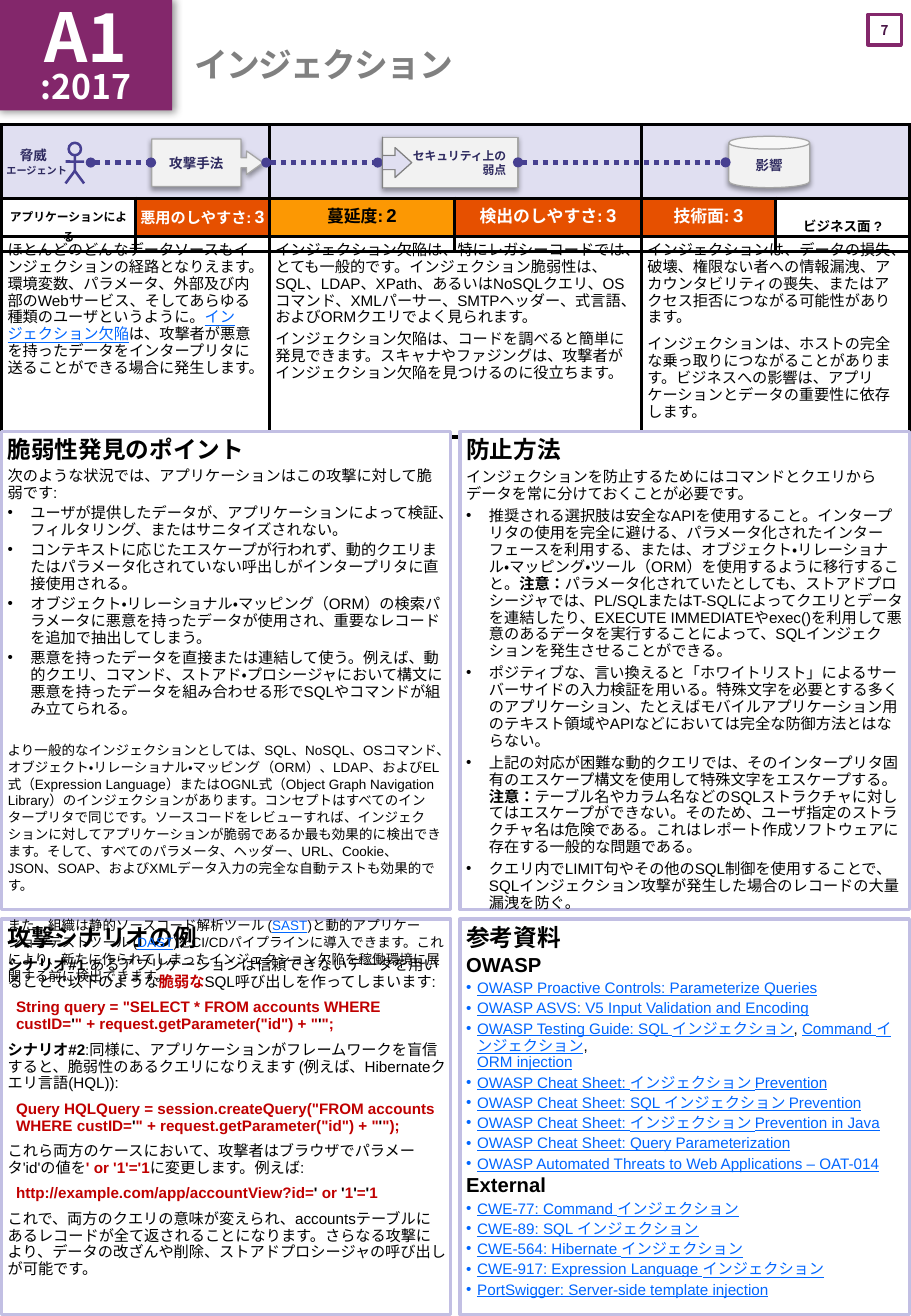
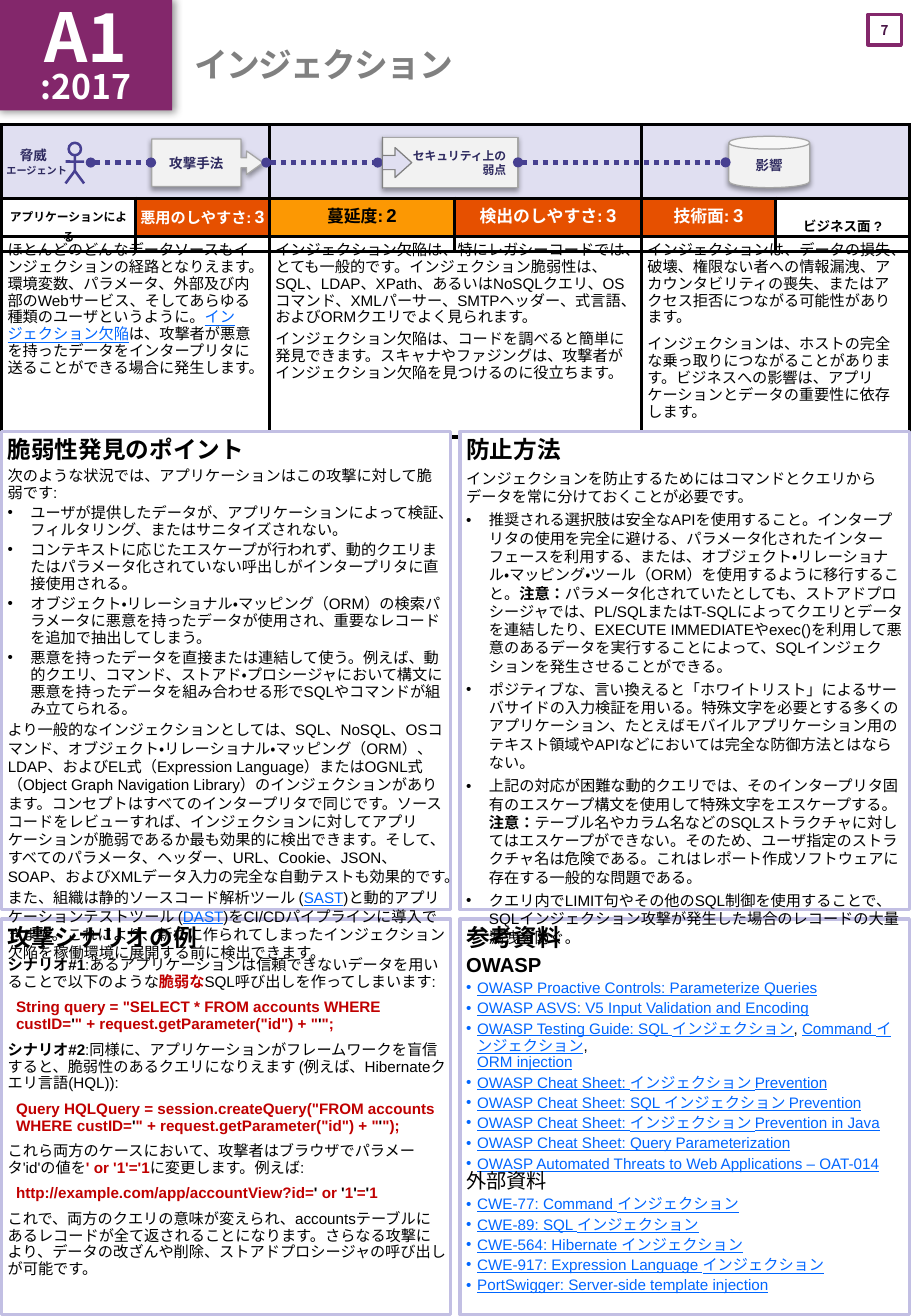
Before and after one commit to OWASP/Top10, a slide deck: slide 8 of 2017/ja/OWASP Top 10-2017(ja).pptx. Drawn at 911x1316 pixels with LibreOffice and Linux fonts; fonts in the diff are those of the drawing. Boxes give left, top, right and bottom in pixels: in the first picture for what was removed or moved away, otherwise in the second. Text is boxed around its words. In the diff, an @@ line names an element or a change of style, - is before the commit and + after.

Commit message:
ページごとに読み合わせをした版
これで公開できるかな！？

```diff
--- a/2017/ja/OWASP Top 10-2017(ja).pptx
+++ b/2017/ja/OWASP Top 10-2017(ja).pptx
@@ text at box(466, 471, 903, 911): line spacing 10pt to 1 @@
@@ text at box(489, 682, 899, 769): text changed @@
-• ポジティブな、言い換えると「ホワイトリスト」によるサーバーサイドの入力検証を用いる。特殊文字を必要とする多くのアプリケーション、たとえばモバイルアプリケーション用のテキスト領域やAPIなどにおいては完全な防御方法とはならない。
+• ポジティブな、言い換えると「ホワイトリスト」によるサーバサイドの入力検証を用いる。特殊文字を必要とする多くのアプリケーション、たとえばモバイルアプリケーション用のテキスト領域やAPIなどにおいては完全な防御方法とはならない。
@@ text at box(8, 722, 460, 923): size 8 to 9 pt in "より一般的なインジェクションとしては、SQL、NoSQL、OSコマンド、オブジェクト・リレーショナル・マッピング（ORM ...", "また、組織は静的ソースコード解析ツール (SAST)と動的アプリケーションテストツール (DAST)をCI/CDパイプラ ..."; line spacing 10pt to 1 @@
@@ text at box(466, 1167, 547, 1190): text changed; bold off @@
-External
+外部資料
```
Also in this commit, not shown: 18 other slides changed, 1 other file.
